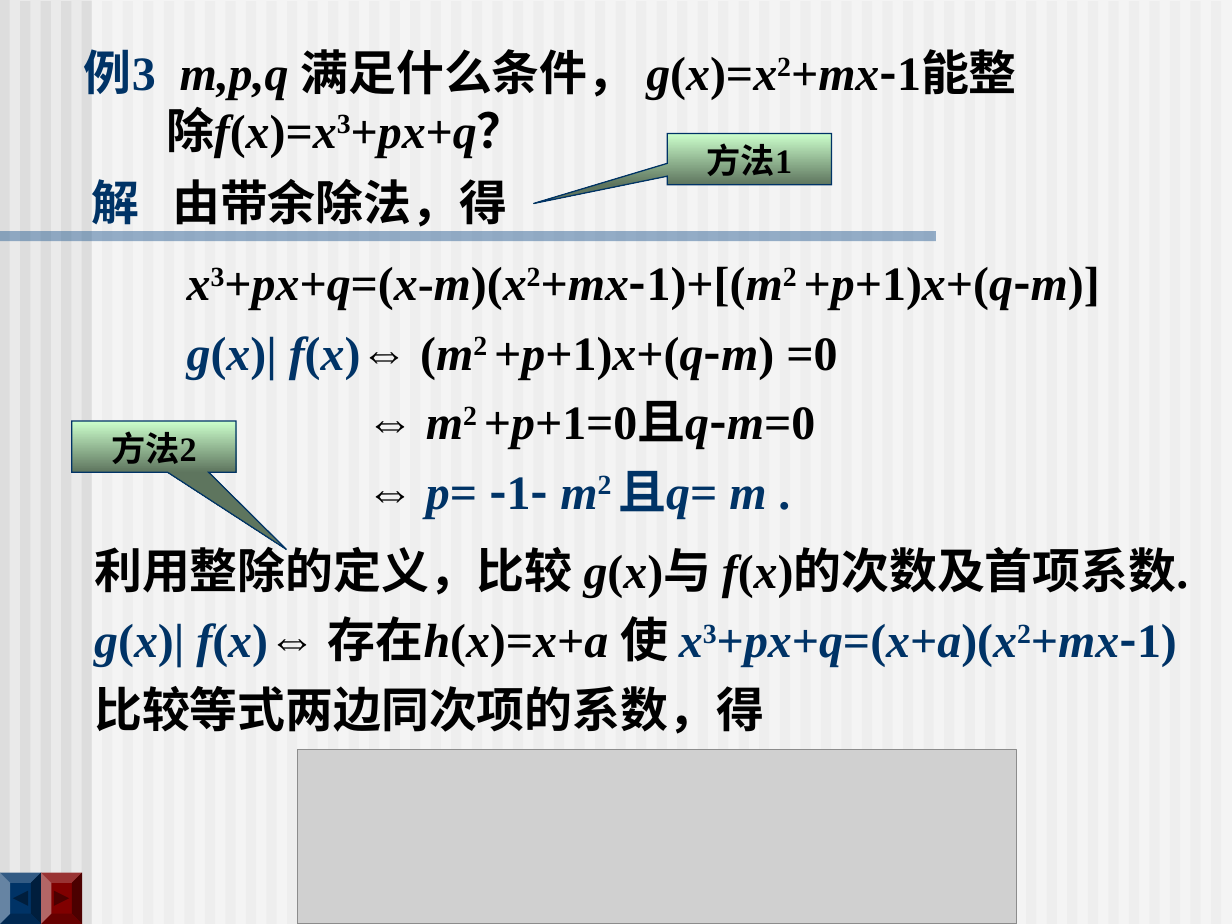
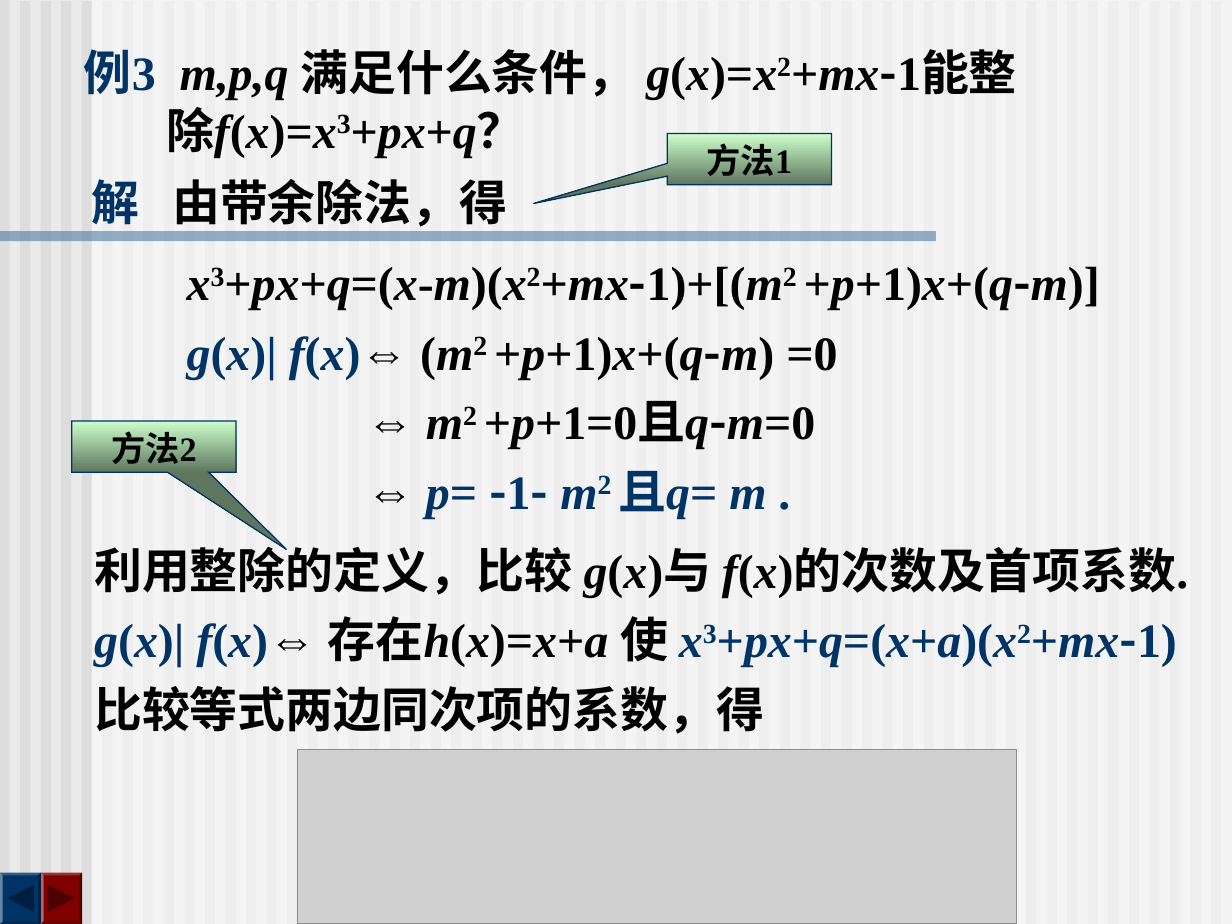
Before and after one commit to zhangbiaomath/zhangbiaomath.github.io, a slide deck: slide 30 of teaching/gaodai/课件/第1章-多项式.ppt. Drawn at 1232x924 pixels with LibreOffice and Linux fonts; fonts in the diff are those of the drawing; grey boxes stand for pictures. Boxes give left, top, right and bottom in pixels: in the first picture for what was removed or moved away, otherwise in the second. Text is boxed around its words. In the diff, an @@ line names an element or a change of style, - is before the commit and + after.

```diff
--- a/teaching/gaodai/课件/第1章-多项式.ppt
+++ b/teaching/gaodai/课件/第1章-多项式.ppt
@@ freeform shape at bbox=[0, 872, 41, 924]: outline redrawn @@
@@ freeform shape at bbox=[41, 872, 81, 924]: outline redrawn @@
```
Also in this commit, not shown: 121 other slides changed, 13 other files.
